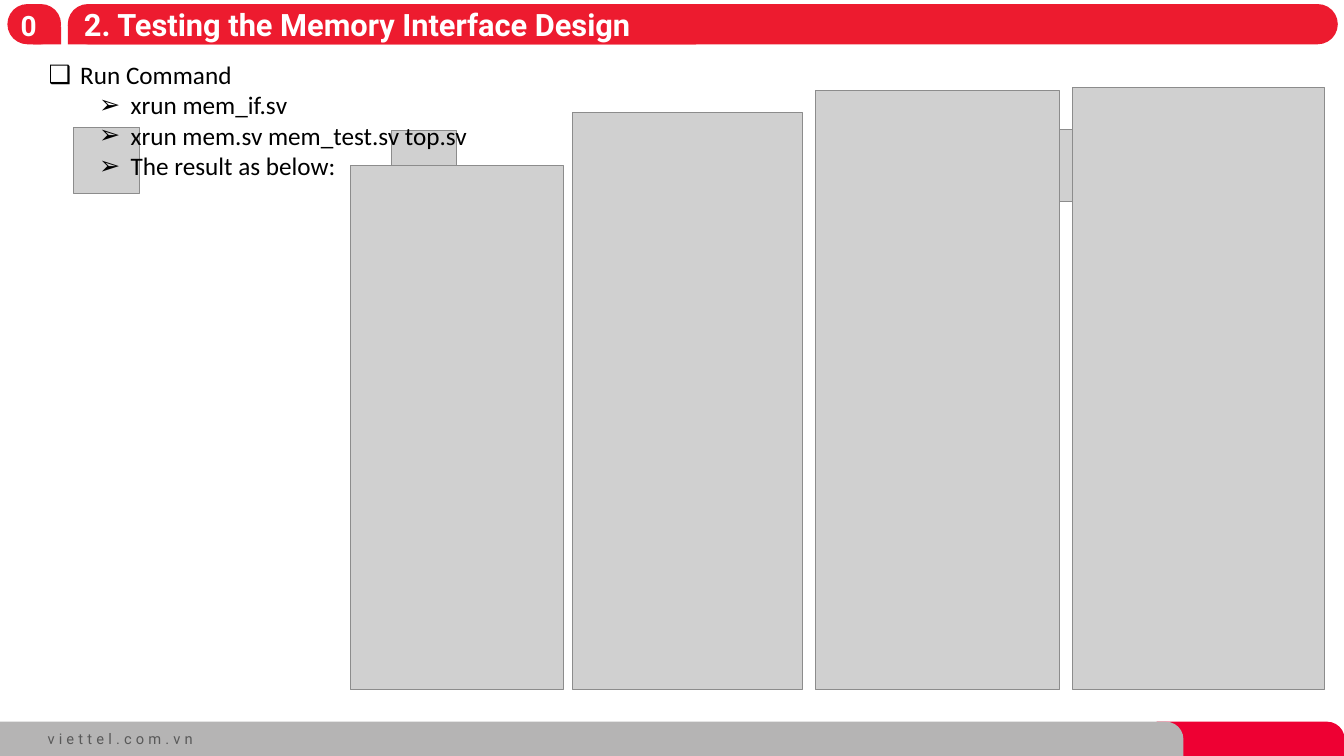
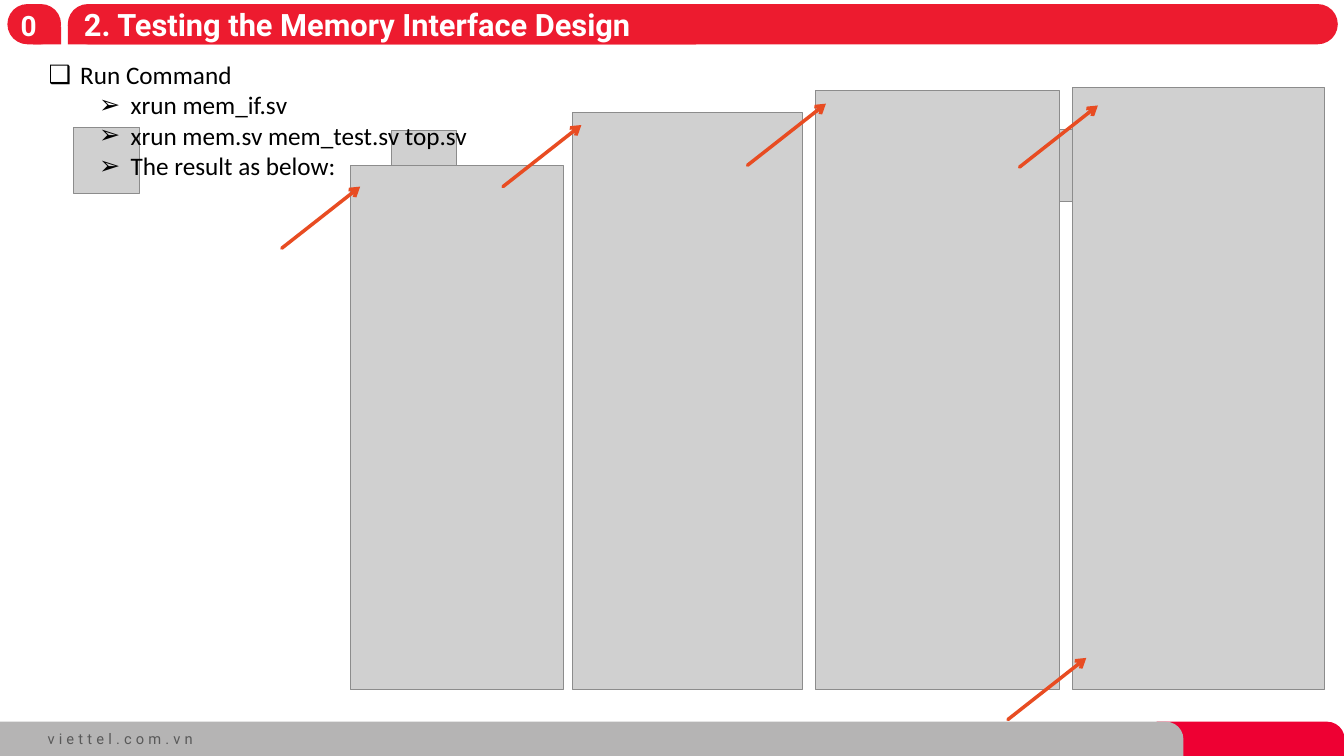
Before and after one commit to hungkem/hungkem-SystemVerilog-for-Design-and-Verification, a slide deck: slide 11 of LAB13.pptx. Drawn at 1344x756 pixels with LibreOffice and Linux fonts; fonts in the diff are those of the drawing; grey boxes stand for pictures; background and template pictures are left out. Boxes give left, top, right and bottom in pixels: in the first picture for what was removed or moved away, otherwise in the second. Text is boxed around its words. In the diff, an @@ line names an element or a change of style, - is before the commit and + after.

```diff
--- a/LAB13.pptx
+++ b/LAB13.pptx
@@ arrow added from (748, 165) to (826, 104), #E84C22 2.5 pt @@
@@ arrow added from (1019, 167) to (1098, 106), #E84C22 2.5 pt @@
@@ arrow added from (503, 187) to (582, 125), #E84C22 2.5 pt @@
@@ arrow added from (282, 248) to (360, 187), #E84C22 2.5 pt @@
@@ arrow added from (1008, 720) to (1087, 658), #E84C22 2.5 pt @@
```
Also in this commit, not shown: 1 other slide changed, 8 other files.
